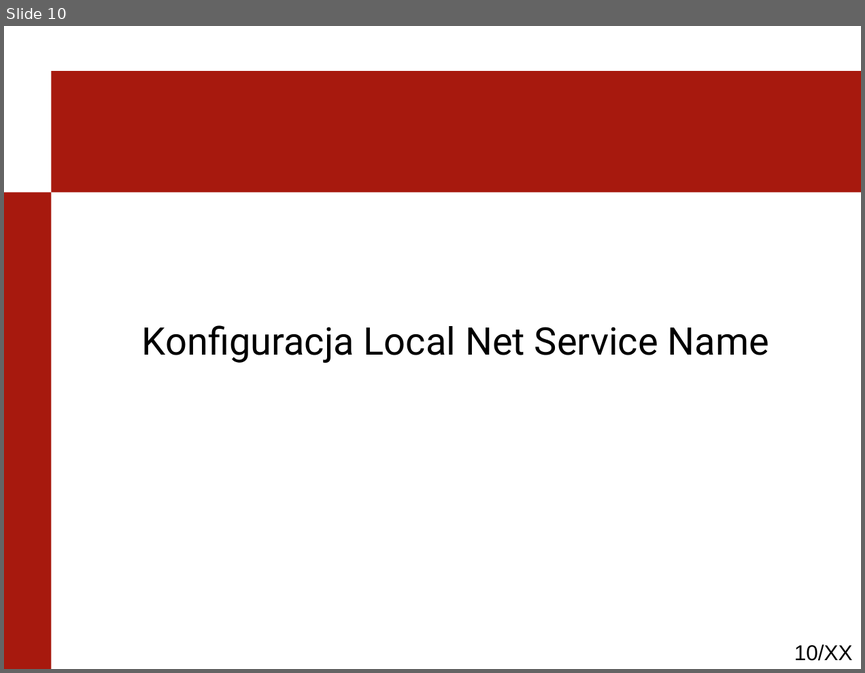
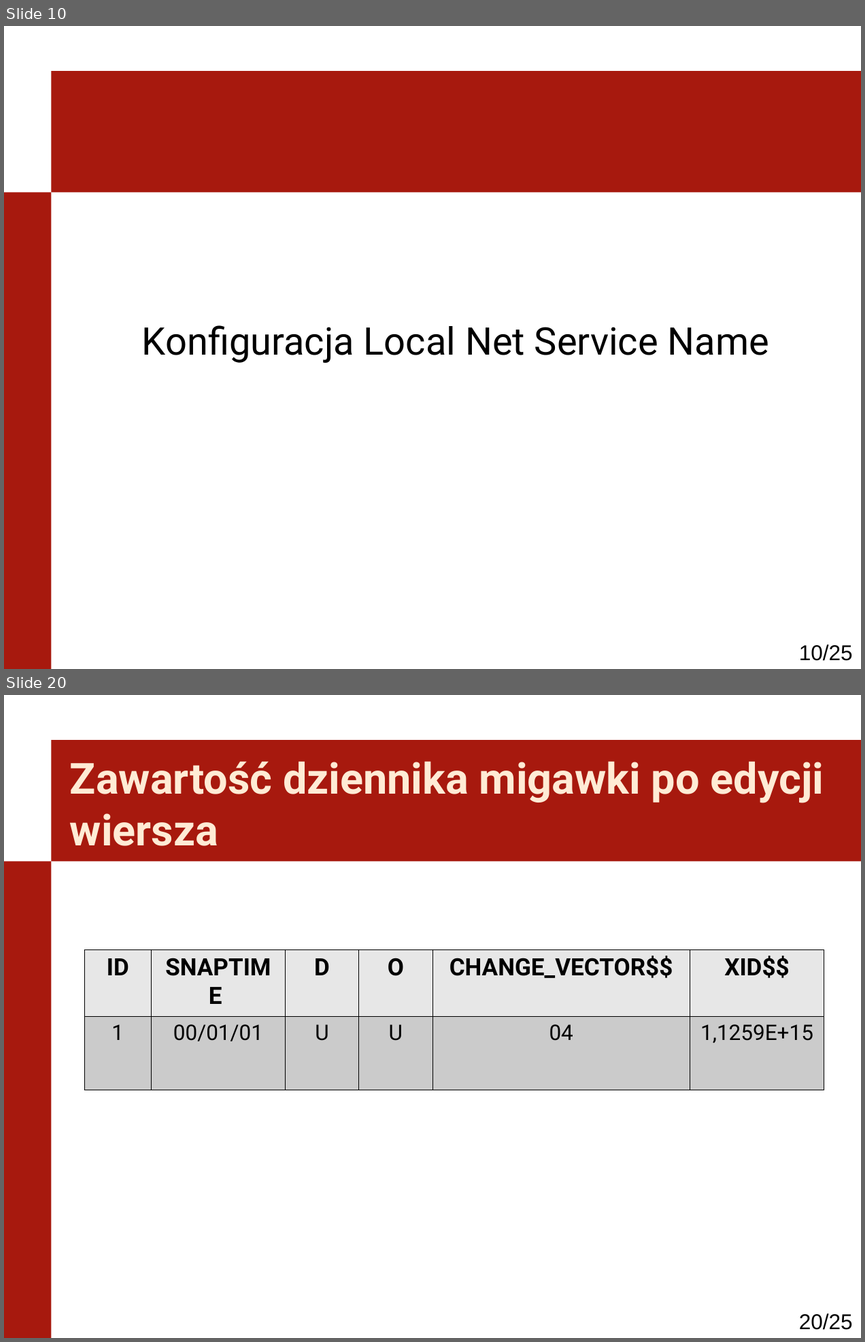
Before and after one commit to kaczanmo/projekt_bd_2013, a slide deck: prezentacja_2/prezentacja_2.ppt. Shown one above the other, each under a label of ours: slide 10 before the commit, slides 10 and 20 after it; the slides between them are not shown. The pictures are 865x673 and 865x1342 pixels, drawn with LibreOffice and Linux fonts; fonts in the diff are those of the drawing; background and template pictures are left out. Boxes give left, top, right and bottom in pixels: in the first picture for what was removed or moved away, otherwise in the second. Text is boxed around its words. In the diff, an @@ line names an element or a change of style, - is before the commit and + after.

```diff
--- a/prezentacja_2/prezentacja_2.ppt
+++ b/prezentacja_2/prezentacja_2.ppt
@@ slide 20 added at bbox=[4, 695, 861, 1338], background #FFFFFF; not listed: 3 template elements that a slide beside it also shows @@
@@ title added at bbox=[70, 761, 824, 846], 36 pt, text #FFEBD5, bold @@
+Zawartość dziennika migawki po edycji wiersza
@@ table added at bbox=[84, 949, 824, 1090], 2 rows, 6 columns @@
+ID | SNAPTIME | D | O | CHANGE_VECTOR$$ | XID$$
+1 | 00/01/01 | U | U | 04 | 1,1259E+15
@@ page number at bbox=[799, 644, 853, 660]: text changed @@
-10/XX
+10/25
```
Also in this commit, not shown: 4 slides changed, 2 other slides added, 1 slide removed, 5 other files.
